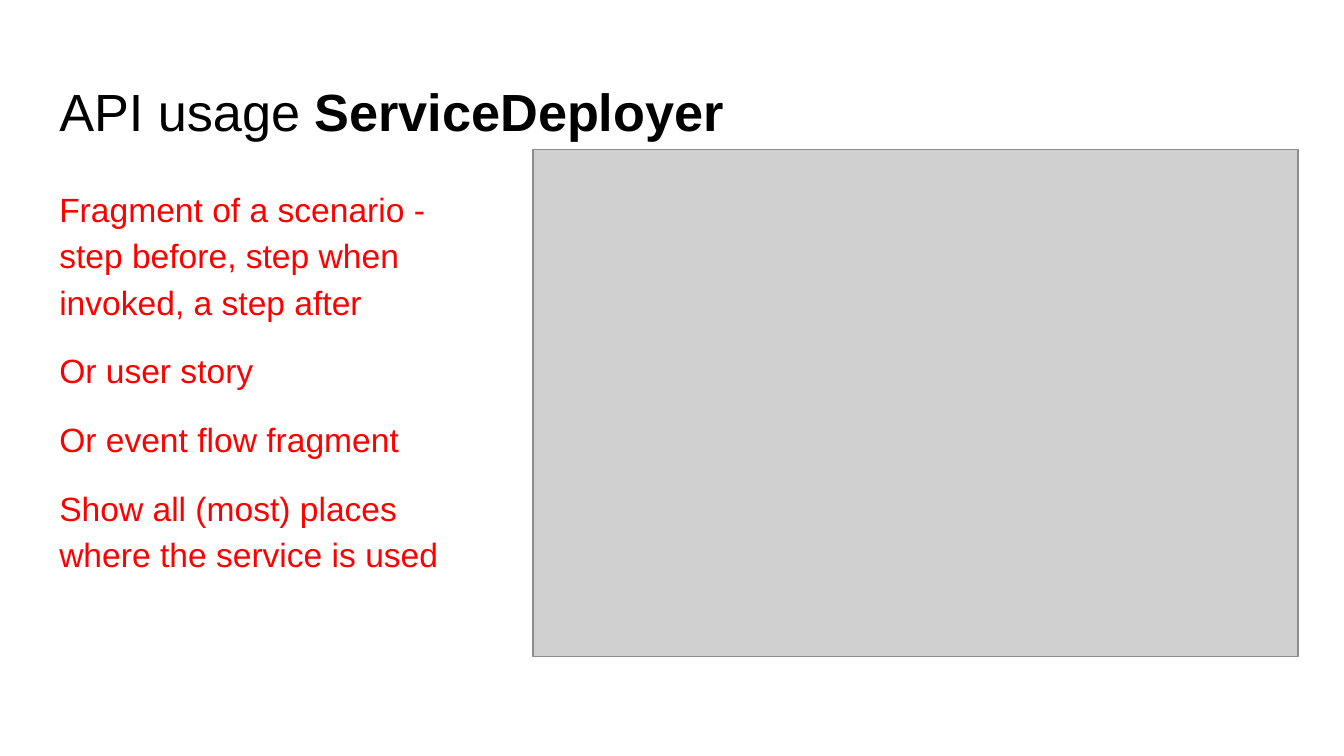
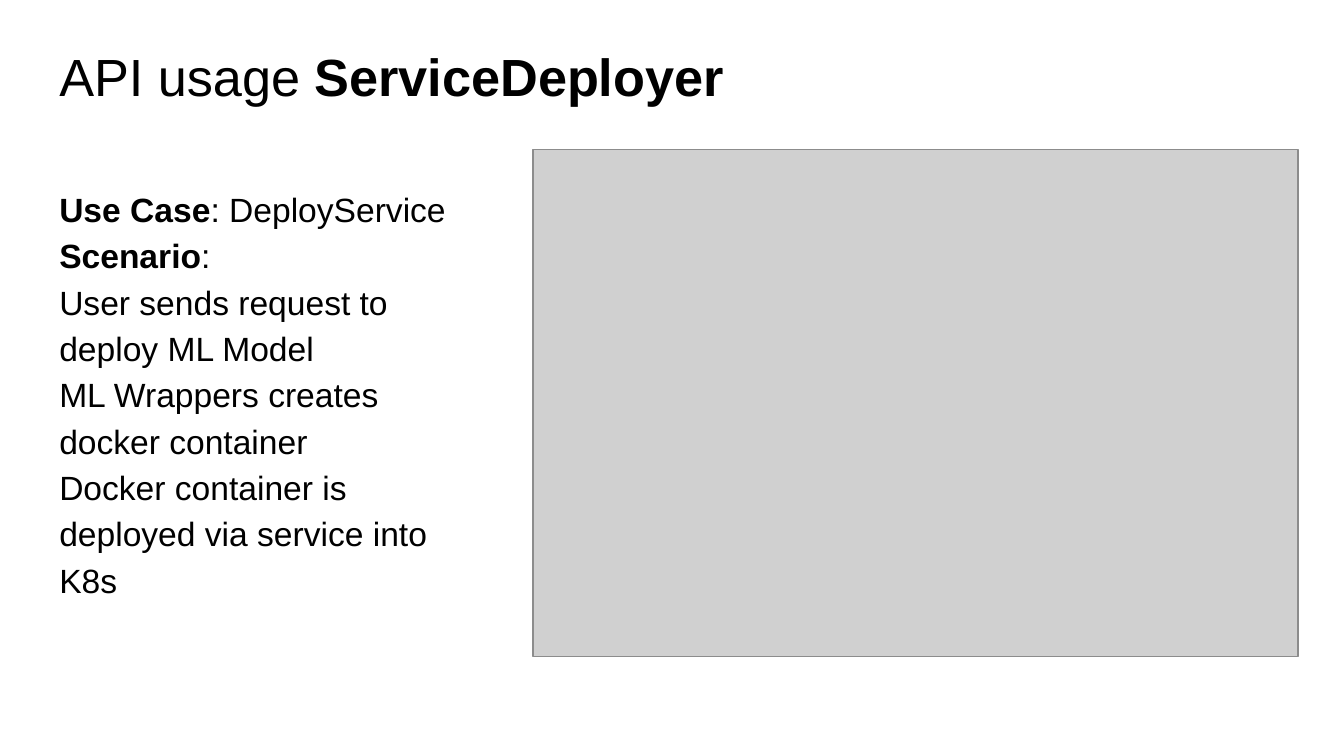
Before and after one commit to fanglores/Advanced-Software-Design, a slide deck: slide 6 of PracticeTasks/Module2/Task_10/Task_10.pptx. Drawn at 1344x756 pixels with LibreOffice and Linux fonts; fonts in the diff are those of the drawing; grey boxes stand for pictures. Boxes give left, top, right and bottom in pixels: in the first picture for what was removed or moved away, otherwise in the second. Text is boxed around its words. In the diff, an @@ line names an element or a change of style, - is before the commit and + after.

```diff
--- a/PracticeTasks/Module2/Task_10/Task_10.pptx
+++ b/PracticeTasks/Module2/Task_10/Task_10.pptx
@@ title "API usage ServiceDeployer" moved from (x1=59, y1=93, x2=724, y2=141) to (x1=59, y1=58, x2=724, y2=106) @@
@@ text at (x1=59, y1=197, x2=446, y2=594): text changed; text colour #FF0000 to #000000 @@
-Fragment of a scenario - step before, step when invoked, a step after
-Or user story
-Or event flow fragment
-Show all (most) places where the service is used
+Use Case: DeployService
+Scenario:
+User sends request to deploy ML Model
+ML Wrappers creates docker container
+Docker container is deployed via service into K8s
```
Also in this commit, not shown: 7 other slides changed, 1 other file.
